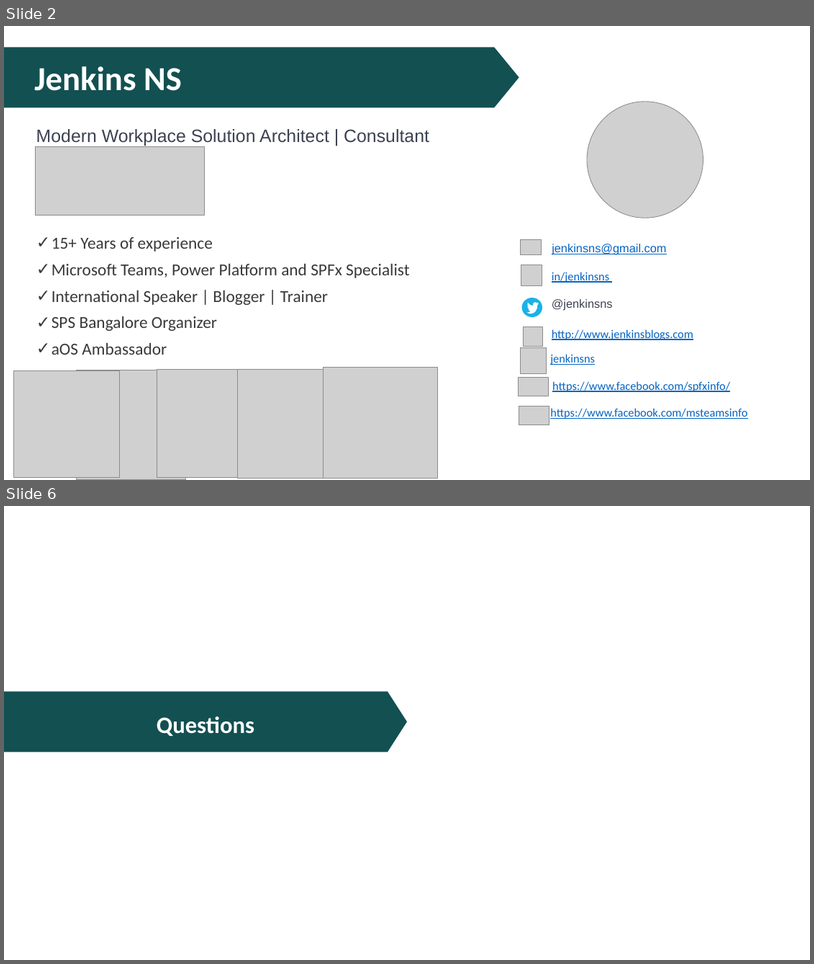
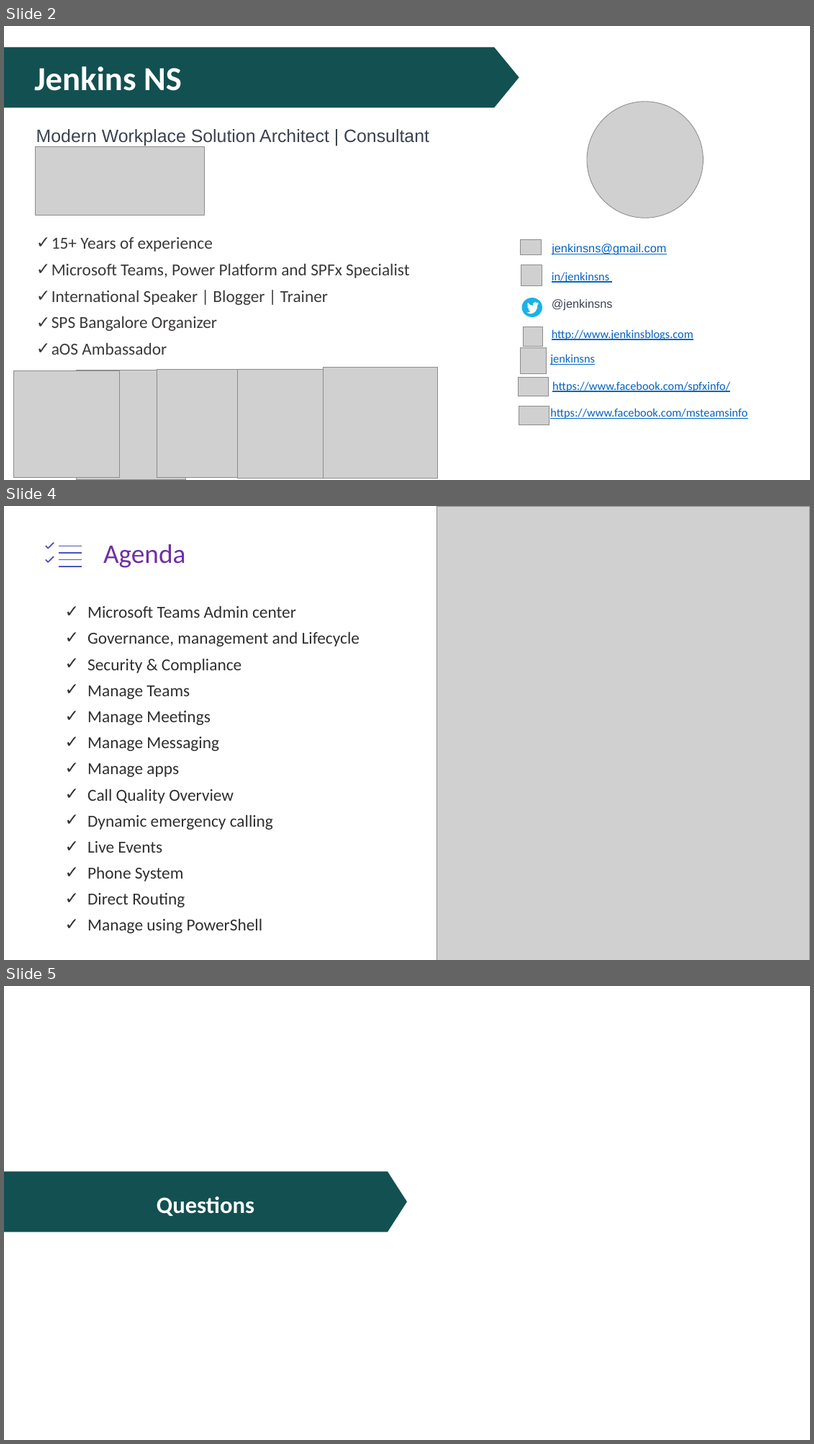
Before and after one commit to JPOWER4/MicrosoftTeams, a slide deck: MicrosoftTeams-Admin.pptx. Shown one above the other, each under a label of ours: slides 2 and 6 before the commit, slides 2, 4 and 5 after it; the slides between them are not shown. The pictures are 814x964 and 814x1444 pixels, drawn with LibreOffice and Linux fonts; fonts in the diff are those of the drawing; grey boxes stand for pictures. Boxes give left, top, right and bottom in pixels: in the first picture for what was removed or moved away, otherwise in the second. Text is boxed around its words. In the diff, an @@ line names an element or a change of style, - is before the commit and + after.

```diff
--- a/MicrosoftTeams-Admin.pptx
+++ b/MicrosoftTeams-Admin.pptx
@@ slide 4 added at box(4, 506, 810, 960), background #FFFFFF @@
@@ picture added at box(437, 506, 810, 960) @@
@@ freeform shape added at box(46, 542, 82, 566), outline #4C53BC 1.5 pt @@
@@ title added at box(103, 544, 186, 568), 32 pt, text #7030A0 @@
+Agenda
@@ text added at box(88, 605, 360, 933), 20 pt, text #2F2F2F @@
+✓ Microsoft Teams Admin center
+✓ Governance, management and Lifecycle
+✓ Security & Compliance
+✓ Manage Teams
+✓ Manage Meetings
+✓ Manage Messaging
+✓ Manage apps
+✓ Call Quality Overview
+✓ Dynamic emergency calling
+✓ Live Events
+✓ Phone System
+✓ Direct Routing
+✓ Manage using PowerShell
@@ what was slide 6 is now slide 5 @@
```
Also in this commit, not shown: 1 slide changed, 1 other slide added, 4 slides removed, 3 other files.
